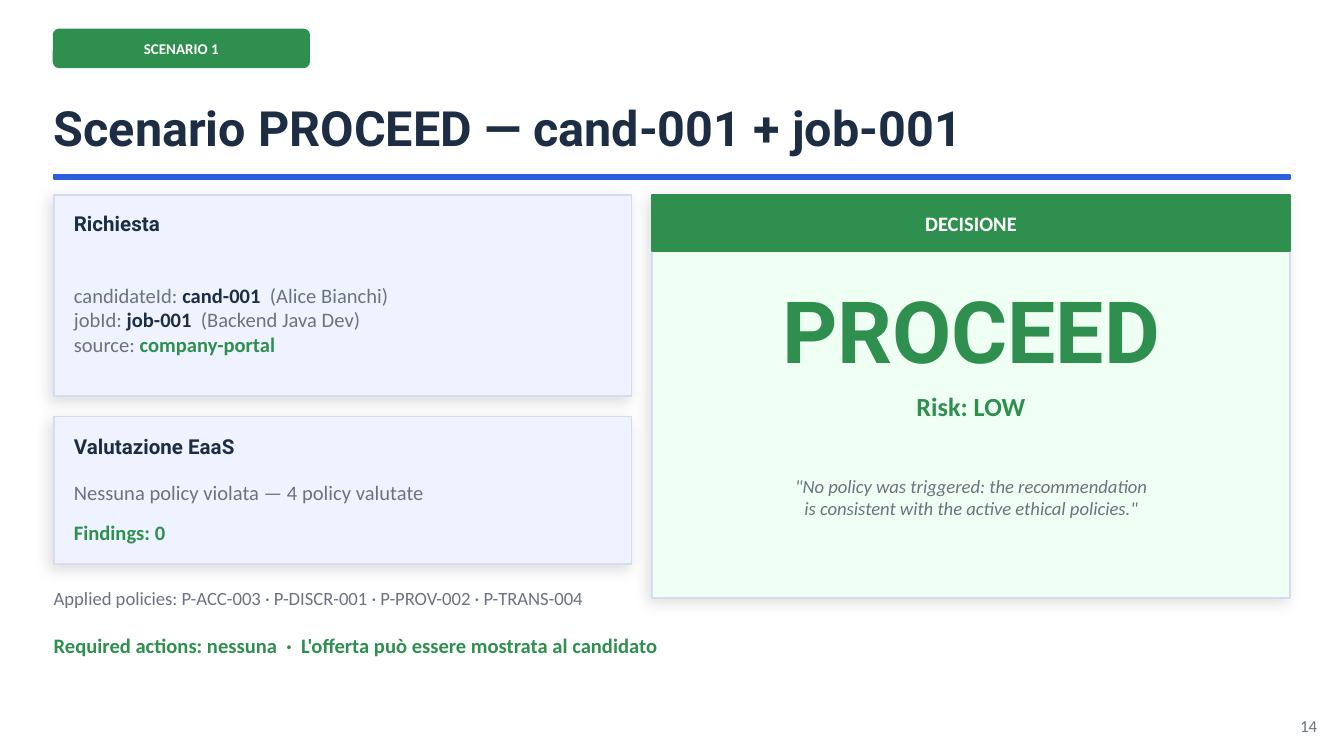
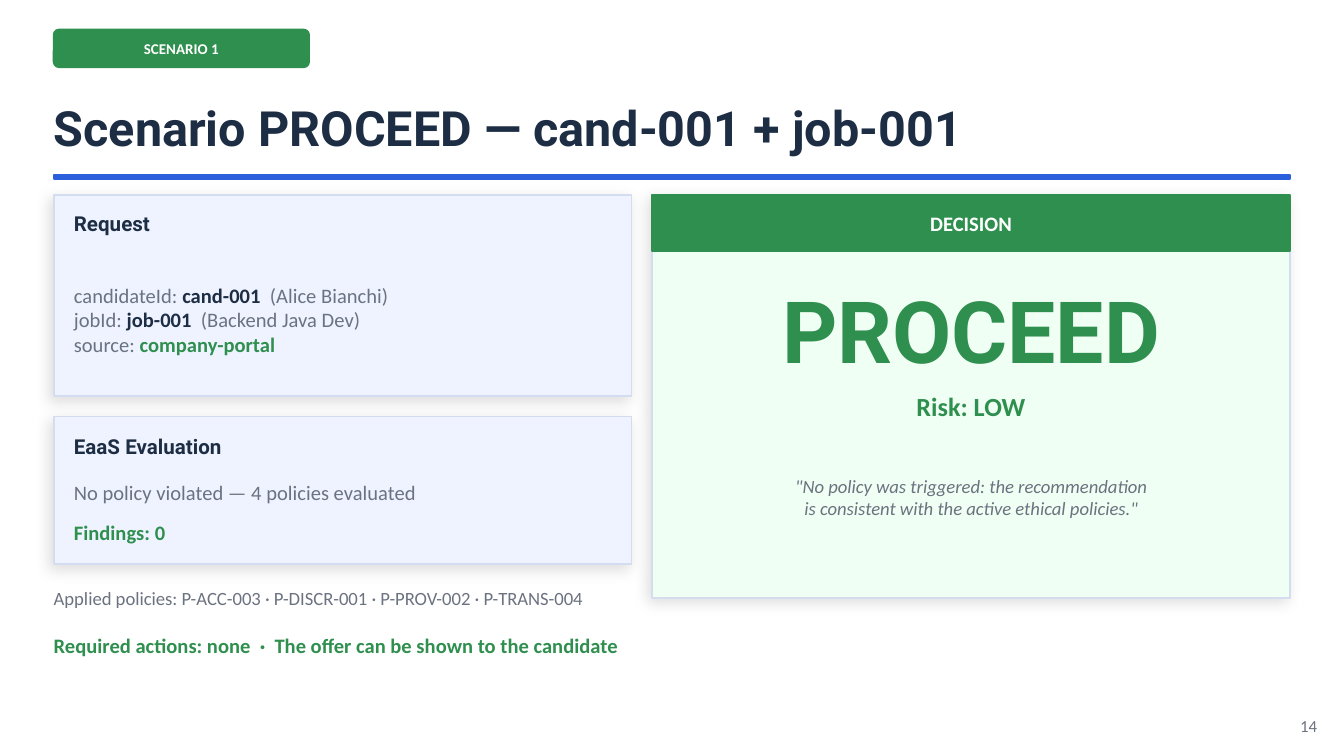
Before and after one commit to ediscota/SOSE-Homework, a slide deck: slide 14 of slides/SoSE-Employment-DaaS-EaaS.pptx. Drawn at 1344x756 pixels with LibreOffice and Linux fonts; fonts in the diff are those of the drawing. Boxes give left, top, right and bottom in pixels: in the first picture for what was removed or moved away, otherwise in the second. Text is boxed around its words. In the diff, an @@ line names an element or a change of style, - is before the commit and + after.

```diff
--- a/slides/SoSE-Employment-DaaS-EaaS.pptx
+++ b/slides/SoSE-Employment-DaaS-EaaS.pptx
@@ text at box(74, 216, 150, 235): text changed @@
-Richiesta
+Request
@@ text at box(930, 217, 1012, 231): text changed @@
-DECISIONE
+DECISION
@@ text at box(74, 438, 221, 454): text changed @@
-Valutazione EaaS
+EaaS Evaluation
@@ text at box(74, 486, 416, 504): text changed @@
-Nessuna policy violata — 4 policy valutate
+No policy violated — 4 policies evaluated
@@ text at box(54, 638, 618, 657): text changed @@
-Required actions: nessuna · L'offerta può essere mostrata al candidato
+Required actions: none · The offer can be shown to the candidate
```
Also in this commit, not shown: 19 other slides changed, 2 slides added, 2 slides removed, 2 other files.
